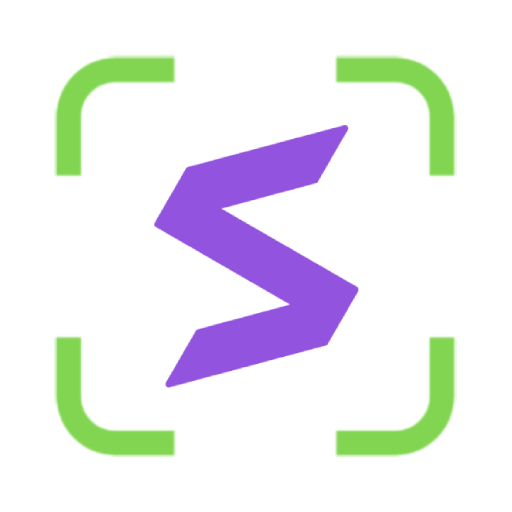
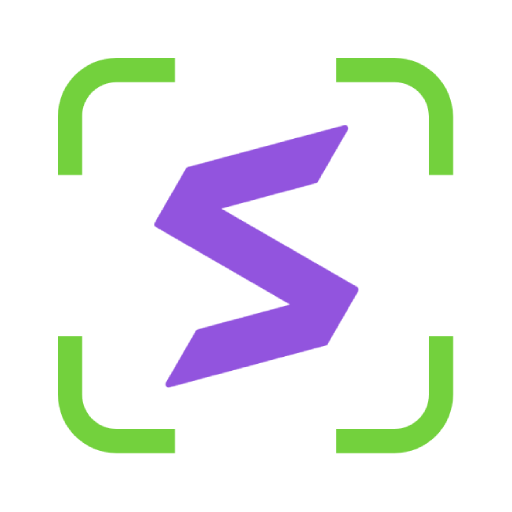
Two versions of the same layered image (w=512, h=512). Layer-by-layer changes:
added layer "SS512T5" (1st of 2) above "Background copy" over [58, 58, 454, 454]
added layer "Background copy" above "SST3(1).psd" over [54, 54, 457, 457]